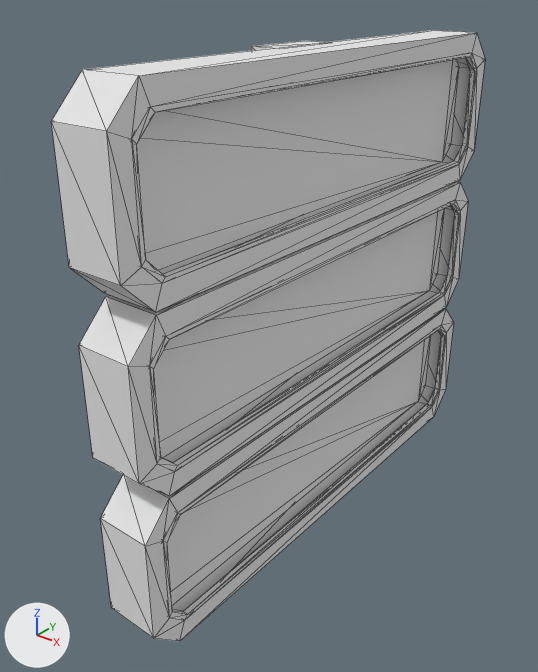
Renders of the OBJ model ArtSource/EBS-MER-UNT-003/export/SM_EBS_MER_UNT_003_Left_Shield_Panel_LOD1.obj from each side of a commit.
Rendered twice from a 50 mm lens placed at (249.0, -297.0, 146.0), pointed at (24.0, -16.0, -28.0). Arrows for +X, +Y and +Z are at lower left; the lights stay in place. The first picture is the older version. Mesh edges are drawn as thin lines. Where no turn or scale is listed for an object, it has been applied to the vertices. Vertices at exactly the same position are counted once.

In view in the first picture: 'SM_EBS_MER_UNT_003_Left_Shield_Panel'.
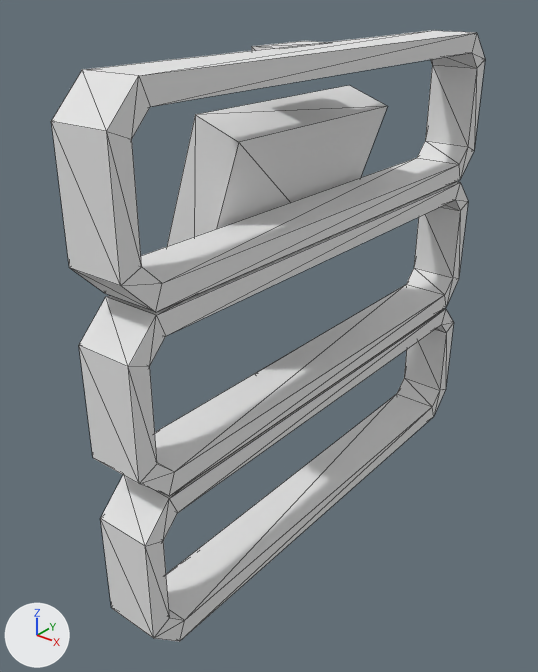
Boxes [x1, y1, x2, y2] around the edits, measured in the pictures (538 x 672 px):
part 1 of me_sm_ebs_mer_unt_003_left_shield_panel, deleted: before [137, 59, 459, 605]
part 2 of me_sm_ebs_mer_unt_003_left_shield_panel, deleted: before [132, 52, 477, 620]

The change, as a list of edits to the scene's bpy script:
```text
Change me_sm_ebs_mer_unt_003_left_shield_panel:
    used by ob_sm_ebs_mer_unt_003_left_shield_panel; location = (0.0, 0.0, 0.0)
    remove me_sm_ebs_mer_unt_003_left_shield_panel.from_pydata(...)  # 296 vertices, 600 faces; spans x -12.0..61.0, y -143.0..137.0, z -131.0..117.0
    add me_sm_ebs_mer_unt_003_left_shield_panel.from_pydata(...)  # 128 vertices, 240 faces; spans x -12.0..61.0, y -143.0..137.0, z -131.0..117.0
    me_sm_ebs_mer_unt_003_left_shield_panel part 1: 6 loose pieces with 96 vertices, spanning x 37.0..50.0, y -133.0..127.0, z -121.0..107.0, are deleted
    me_sm_ebs_mer_unt_003_left_shield_panel part 2
    72 vertices are removed from x 58.0..61.0, y -133.0..127.0, z -121.0..107.0
    192 faces are deleted
    remove me_sm_ebs_mer_unt_003_left_shield_panel.materials.append(mat_mi_ebs_mer_statuscyan)  # white #e7e7e7
    remove me_sm_ebs_mer_unt_003_left_shield_panel.materials.append(mat_mi_ebs_mer_shieldfield)  # white #e7e7e7
```
